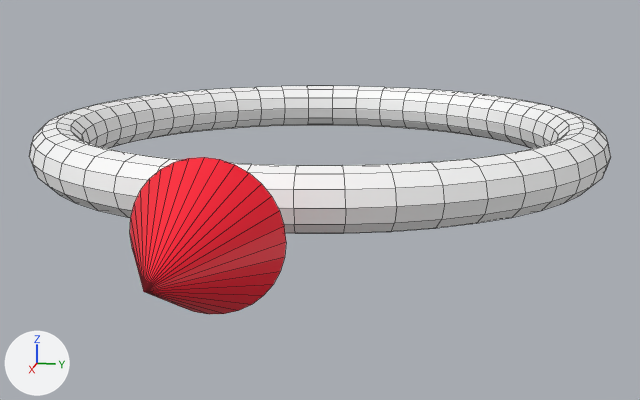
One commit to the Blender file custack-robo-unity/Assets/Models/RobotMarker.blend: the scene before it, then after it.
Both versions are drawn from a 50 mm camera at (0.1707, 0.0341, 0.0304) aimed at (0.019, 0.0038, -0.0075). The axes (+X, +Y, +Z) are drawn at lower left. The lights are the same throughout. Mesh edges are drawn as thin lines. The same objects are shown in both versions, whatever each file hides.

The first picture shows 'arrow', 'marker'.
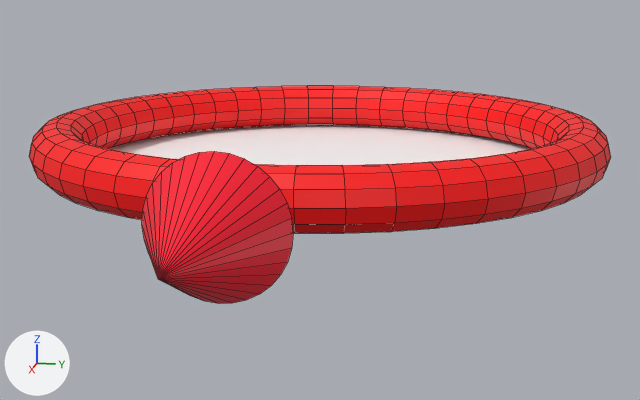
The newer file is also rescaled (x1.3) as a whole; pictures and numbers use the older file's frame.

The change, as a list of edits to the scene's bpy script:
```text
Add mat_robotmarkerred_001:
    mat_robotmarkerred_001 = principled_material('RobotMarkerRED.001')
    mat_robotmarkerred_001.base_color = (1.0, 0.0, 0.0)  # red #ff0000
Change me_円錐:
    where me_円錐.from_pydata(...)  # 33 vertices, 33 faces; spans x -1.0..1.0, y -1.0..1.0, z -1.0..1.0
    used by ob_arrow; parent = ob_robotmarker; location = (0.0808, 0.0, 0.0); rotation_euler = (0.0, 1.571, 0.0), in degrees (0, 90, 0); scale = (0.01, 0.01, 0.01)
    me_円錐 part 1: the whole mesh is moved by (0.0, 0.0, -0.39)
Change me_トーラス:
    used by ob_marker; parent = ob_robotmarker; location = (0.0, 0.0, 0.0); scale = (0.05, 0.05, 0.05)
    remove me_トーラス.from_pydata(...)  # 576 vertices, 576 faces; spans x -1.1..1.1, y -1.1..1.1, z -0.1..0.1
    add me_トーラス.from_pydata(...)  # 576 vertices, 577 faces; spans x -1.1..1.1, y -1.1..1.1, z -0.1..0.1
    me_トーラス part 2
    1 new face joins them, mat_robotmarkertex (its picture is missing)
    me_トーラス part 3: 576 faces spanning x -1.1..1.1, y -1.1..1.1, z -0.1..0.1 switch from mat_robotmarkertex (its picture is missing) to mat_robotmarkerred_001 (red #ff0000)
```

Pixel boxes [x1, y1, x2, y2] of what changed, in the pictures (640 x 400 px):
'arrow', mesh moved
    before: [130, 157, 286, 314]
    after: [142, 151, 293, 304]
part 2 of me_トーラス, added
    after: [109, 125, 531, 165]
part 3 of me_トーラス, recoloured (white to red)
    both: [29, 86, 611, 233]
